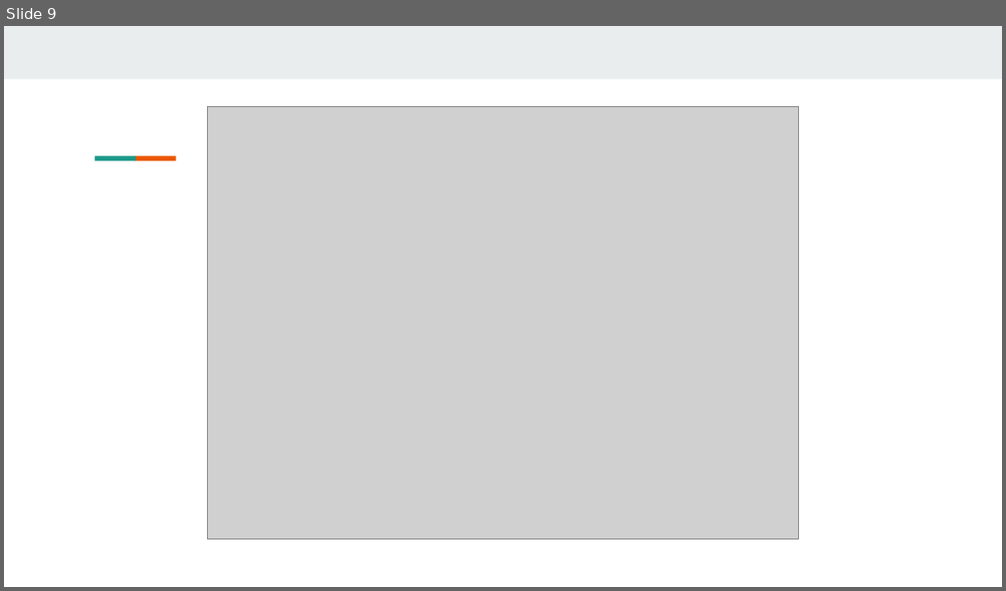
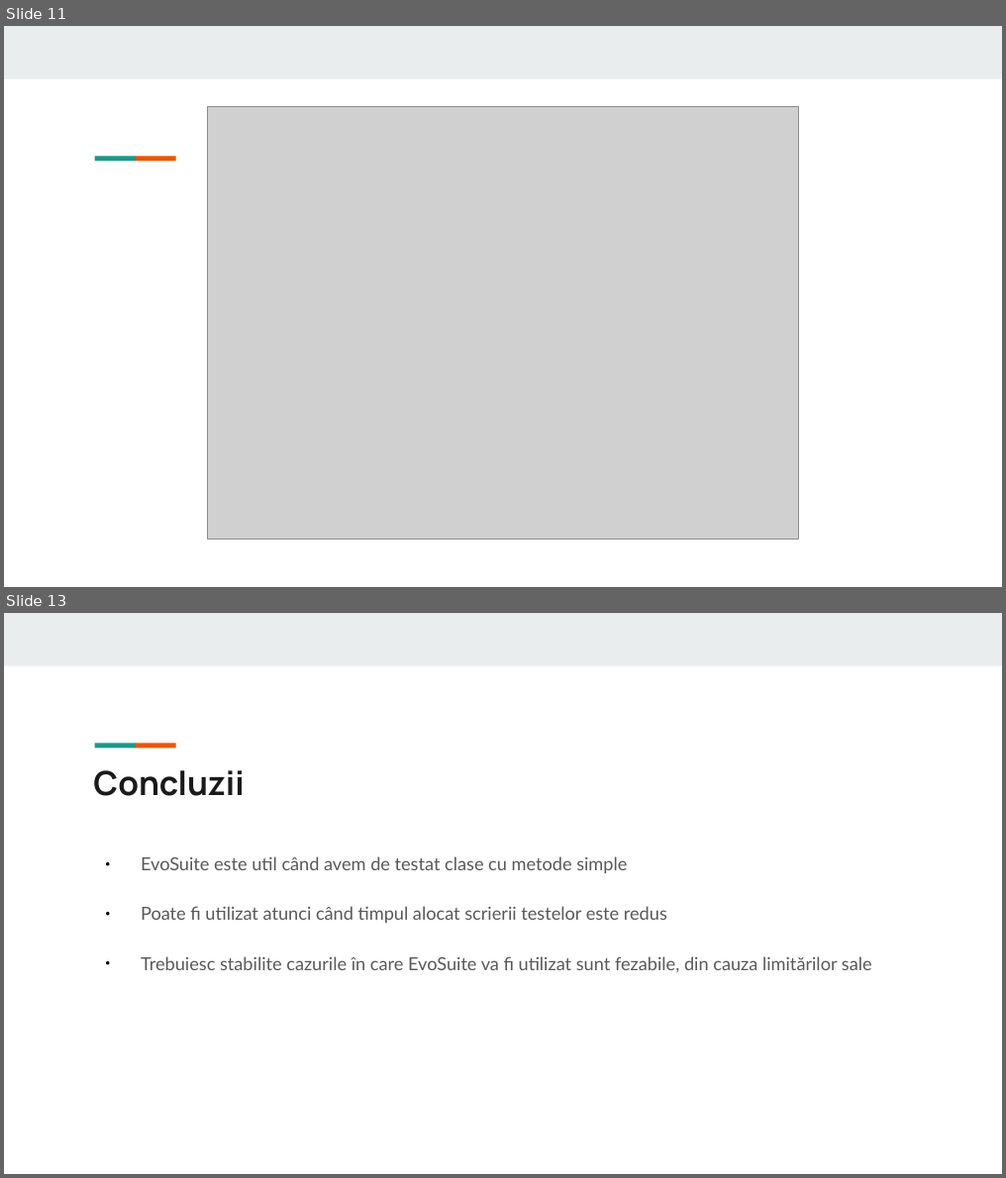
Before and after one commit to Alecsandu/EvoSuite_Demo, a slide deck: prezentare/EvoSuite.odp. Shown one above the other, each under a label of ours: slide 9 before the commit, slides 11 and 13 after it; the slides between them are not shown. The pictures are 1006x591 and 1006x1178 pixels, drawn with LibreOffice and Linux fonts; fonts in the diff are those of the drawing; grey boxes stand for pictures. Boxes give left, top, right and bottom in pixels: in the first picture for what was removed or moved away, otherwise in the second. Text is boxed around its words. In the diff, an @@ line names an element or a change of style, - is before the commit and + after.

```diff
--- a/prezentare/EvoSuite.odp
+++ b/prezentare/EvoSuite.odp
@@ slide 13 added at (4, 613, 1002, 1174), background #FFFFFF; not listed: 3 template elements that a slide beside it also shows @@
@@ title added at (93, 770, 244, 796), 24.1 pt, text #1A1A1A, bold @@
+Concluzii
@@ text added at (141, 857, 872, 972), 13 pt, text #595959 @@
+● EvoSuite este util când avem de testat clase cu metode simple
+● Poate fi utilizat atunci când timpul alocat scrierii testelor este redus
+● Trebuiesc stabilite cazurile în care EvoSuite va fi utilizat sunt fezabile, din cauza limitărilor sale
@@ what was slide 9 is now slide 11 @@
```
Also in this commit, not shown: 3 slides changed, 8 other slides added, 6 slides removed.
